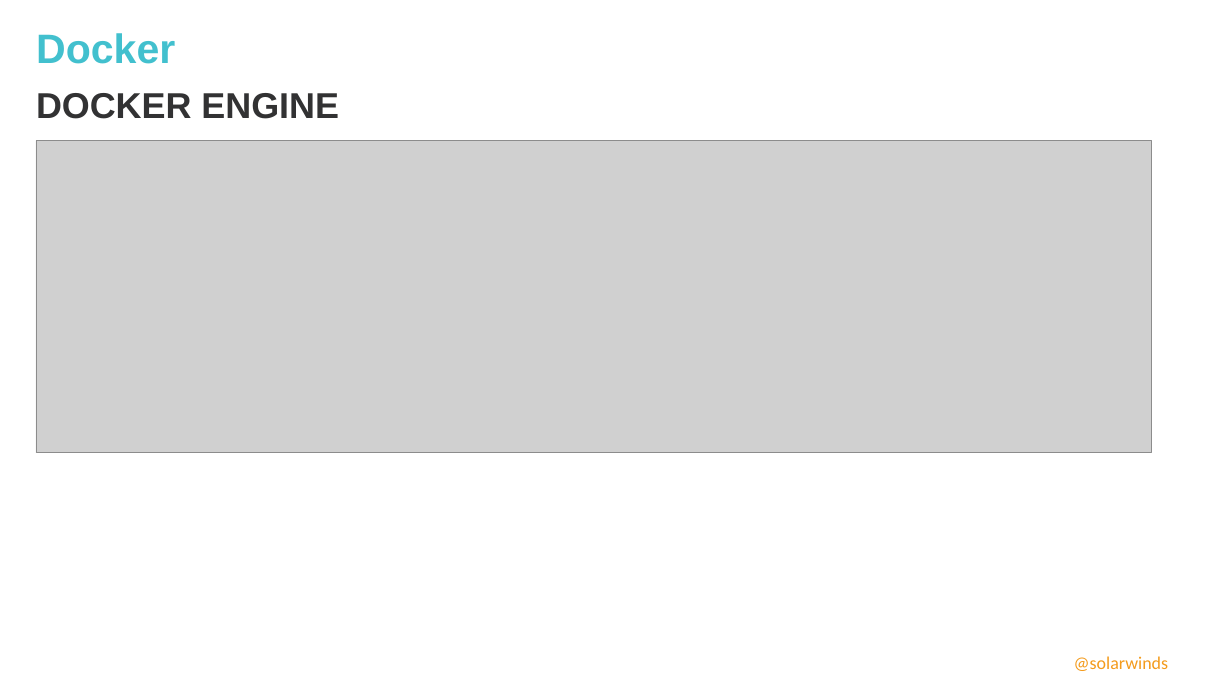
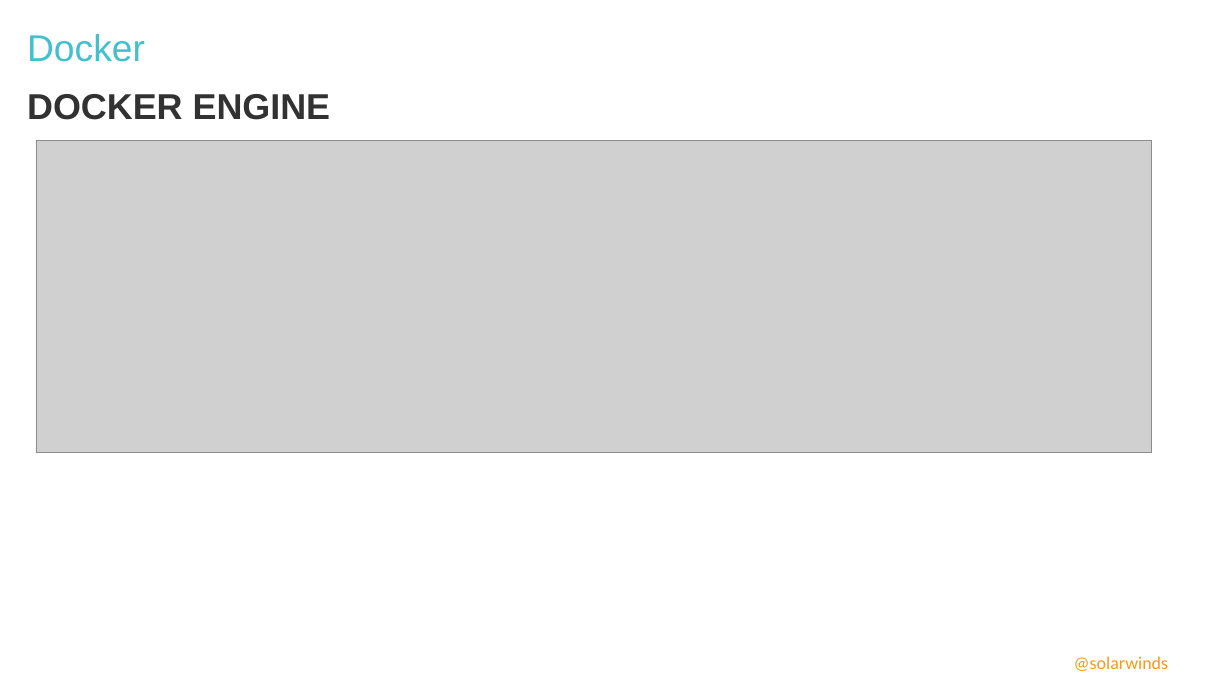
Before and after one commit to ivoklimsa/DockerVSB, a slide deck: slide 13 of ppt/DockerWorkshopVSB.pptx. Drawn at 1232x693 pixels with LibreOffice and Linux fonts; fonts in the diff are those of the drawing; grey boxes stand for pictures; background and template pictures are left out. Boxes give left, top, right and bottom in pixels: in the first picture for what was removed or moved away, otherwise in the second. Text is boxed around its words. In the diff, an @@ line names an element or a change of style, - is before the commit and + after.

```diff
--- a/ppt/DockerWorkshopVSB.pptx
+++ b/ppt/DockerWorkshopVSB.pptx
@@ title "Docker" moved from (x1=36, y1=33, x2=175, y2=64) to (x1=27, y1=34, x2=145, y2=62) @@
@@ title "Docker" at (x1=27, y1=34, x2=145, y2=62): size 32 to 29 pt, bold off @@
@@ text "DOCKER ENGINE" moved from (x1=36, y1=93, x2=339, y2=119) to (x1=27, y1=94, x2=331, y2=120) @@
```
Also in this commit, not shown: 14 other slides changed.
